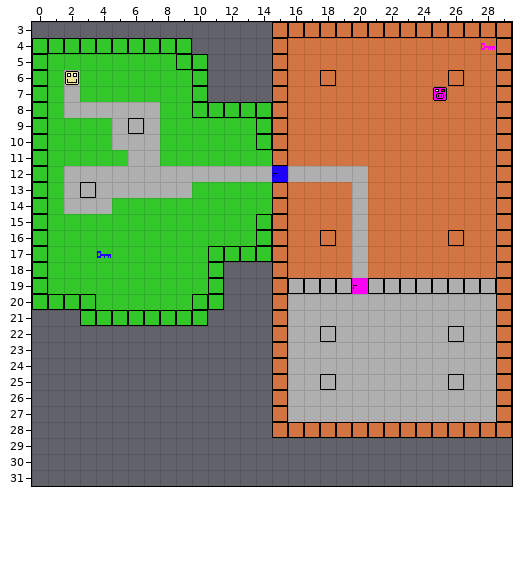
An edit to a level. Tiled map (JSON), assets/maps/test.tmj. The picture above is the old version.
Cells are 16x16 px. Shown: x 0..29, y 3..31.
After:
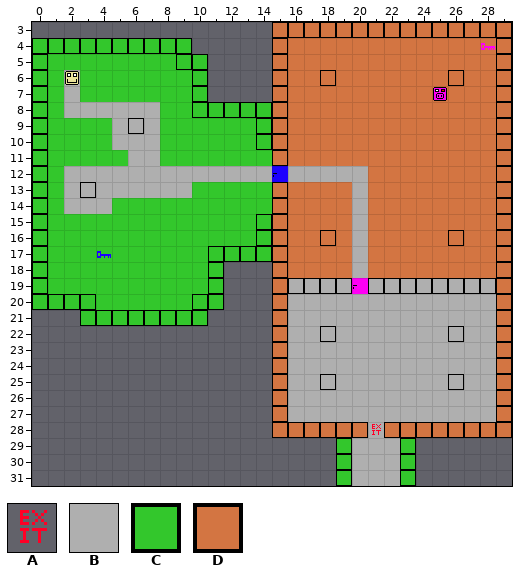
Key: from "entities": A 35; from "tiles": B 2, C 16, D 21.
_ is an empty cell.
Objects are placed by their top-left corner, in cells (3,4 is the top-left corner of cell 3,4); size is 1x1 cell unless given.
Diff:
{"where": "layer \"tiles\""}
{"y":28,"x":21,"old":"D","new":"B"}
{"y":29,"x":19,"old":"_____","new":"CBBBC"}
{"y":30,"x":19,"old":"_____","new":"CBBBC"}
{"y":31,"x":19,"old":"_____","new":"CBBBC"}
{"where": "layer \"entities\""}
{"now": "A at 21,28"}
{"label":"changed","picture_box":[336,422,416,486]}
